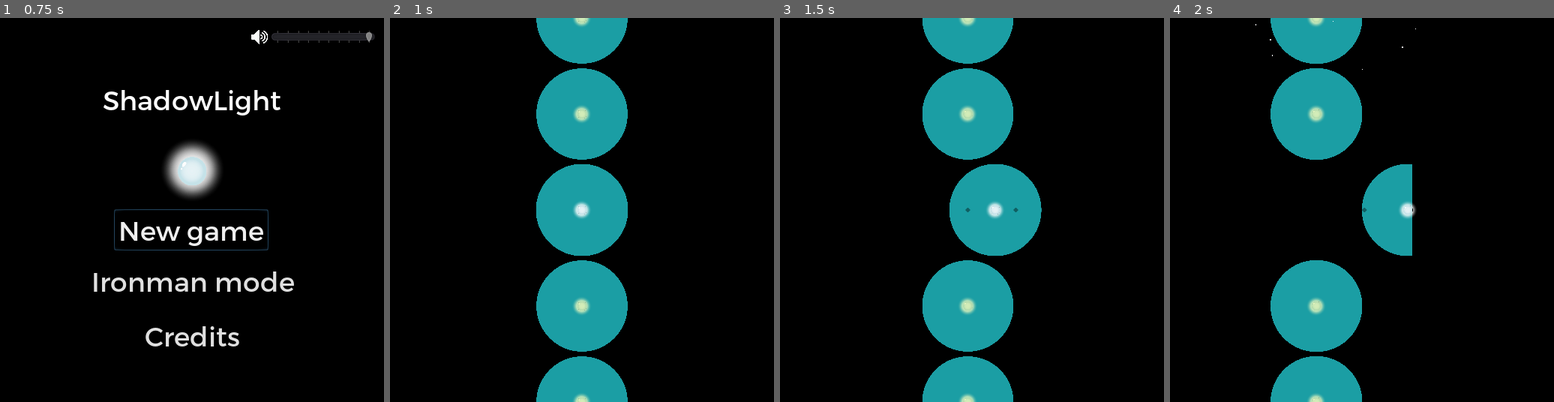
Above: before the commit, frames 1-4 (left to right).
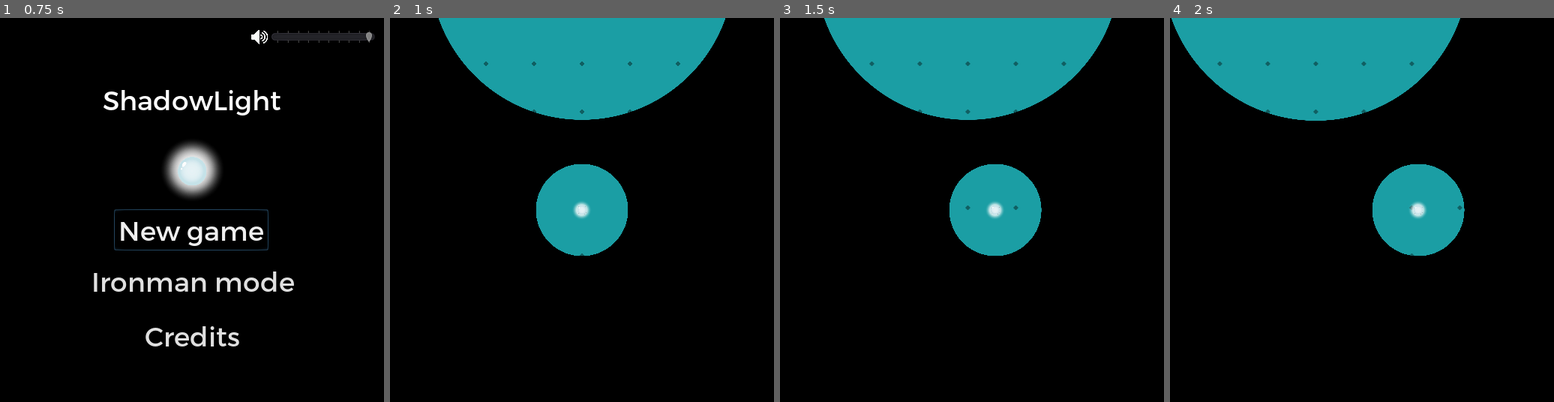
Above: after the commit, the same moments.

Repository: Disablak/Godot-Wild-Jam
Game: Godot game, scene res://Scenes/Main.tscn
The game is run twice, just before and just after one commit, with the same random seed, the same clock (stepped at 60 frames per second) and the same inputs.
Inputs (mouse positions are in pixels of both pictures, inside the frame that each line leads up to):
- Up to frame 1 (0.75 s): click "New game" at 0.5 s
- Up to frame 2 (1 s): no input
- Up to frame 3 (1.5 s): move the mouse to (1056, 190) at 1.27 s; hold D (move_right) from 1.28 s (still down); tap Space (next_level) at 1.35 s; click (1056, 190) at 1.42 s
- Up to frame 4 (2 s): keep holding D (move_right)

Frame 1 is identical in both runs. In frame 2, 19% of the frame differs, in the area x 12-88%, y 0-100%; in frame 3, 19%; in frame 4, 22%, in the area x 0-77%, y 0-100%.

Commit message:
Revert "Auxiliary commit to revert individual files from 7b6d35342ea4e40014788760fa9471561406ee1a"
This reverts commit 18dd15516fae8738c46cf55b50726b37cb03a757.

Diff:
--- a/Scenes/Main.tscn
+++ b/Scenes/Main.tscn
@@ -27,7 +27,7 @@
 
 [node name="ScenesManager" type="Node2D" parent="."]
 script = ExtResource( 2 )
-scenesOrder = [ ExtResource( 6 ), ExtResource( 7 ), ExtResource( 5 ), ExtResource( 3 ), ExtResource( 1 ), ExtResource( 8 ), ExtResource( 22 ), ExtResource( 9 ), ExtResource( 16 ), ExtResource( 21 ), ExtResource( 20 ), ExtResource( 17 ), ExtResource( 18 ), ExtResource( 19 ), ExtResource( 15 ) ]
+scenesOrder = [ ExtResource( 7 ), ExtResource( 5 ), ExtResource( 3 ), ExtResource( 1 ), ExtResource( 6 ), ExtResource( 8 ), ExtResource( 22 ), ExtResource( 9 ), ExtResource( 16 ), ExtResource( 21 ), ExtResource( 20 ), ExtResource( 17 ), ExtResource( 18 ), ExtResource( 19 ), ExtResource( 15 ) ]
 
 [node name="CoinsCounter" type="Node2D" parent="."]
 script = ExtResource( 4 )
